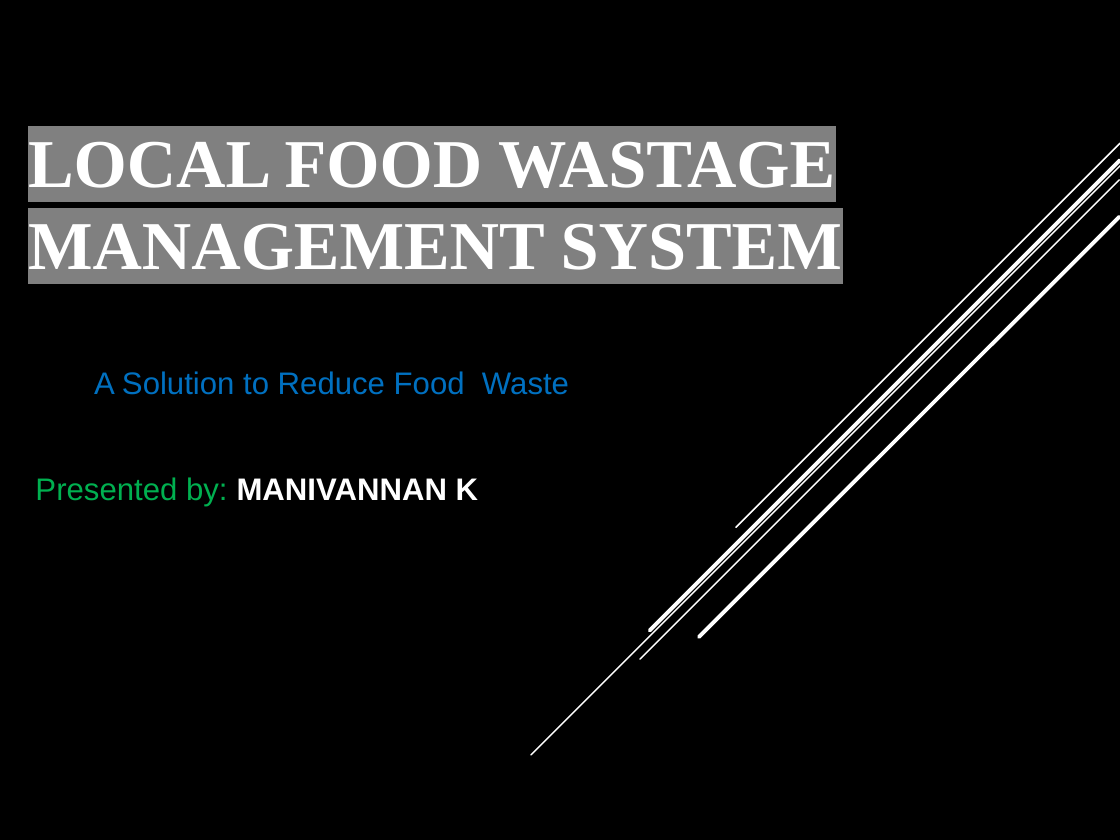
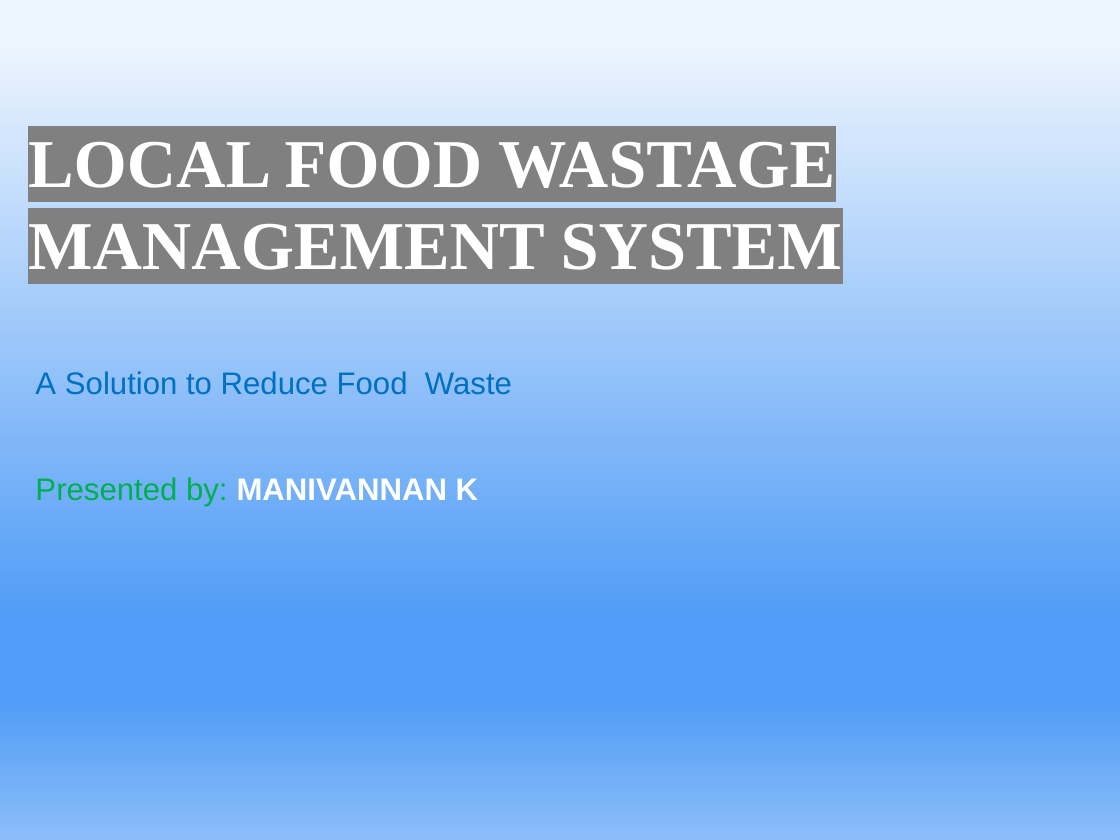
Before and after one commit to Manivannan1501/k_project, a slide deck: slide 1 of Food_Wastage_Management_Presentation (1).pptx. Drawn at 1120x840 pixels with LibreOffice and Linux fonts; fonts in the diff are those of the drawing; background and template pictures are left out. Boxes give left, top, right and bottom in pixels: in the first picture for what was removed or moved away, otherwise in the second. Text is boxed around its words. In the diff, an @@ line names an element or a change of style, - is before the commit and + after.

```diff
--- a/Food_Wastage_Management_Presentation (1).pptx
+++ b/Food_Wastage_Management_Presentation (1).pptx
@@ background picture (left out) to gradient #ECF4FE to #509CF6 to #8BBDF9 @@
@@ group removed at [531,143,1120,755]: 5 lines @@
@@ subtitle "A Solution to Reduce Food ..." rewrapped from [35,371,569,507] to [35,371,512,507] @@
```
Also in this commit, not shown: 12 other slides changed.
